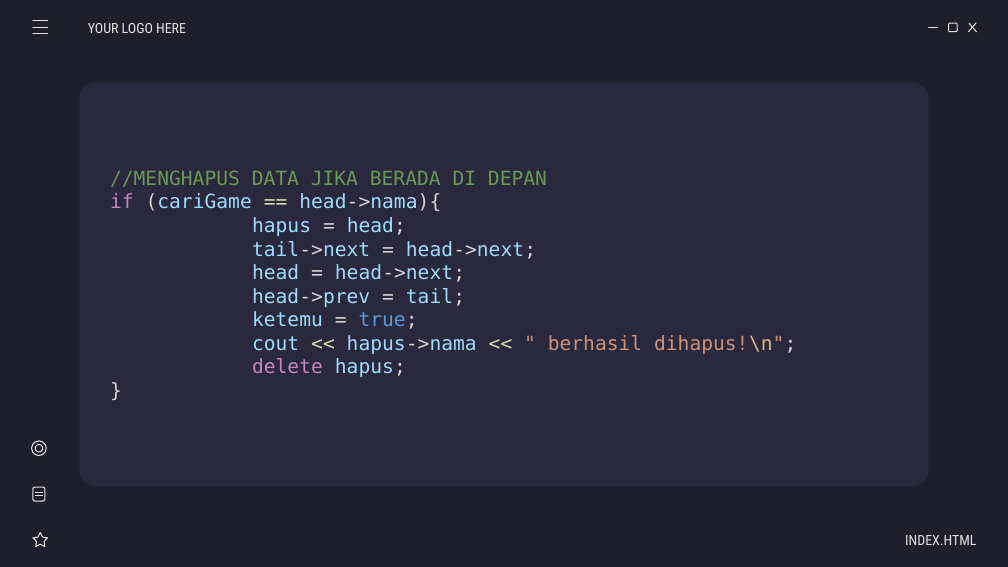
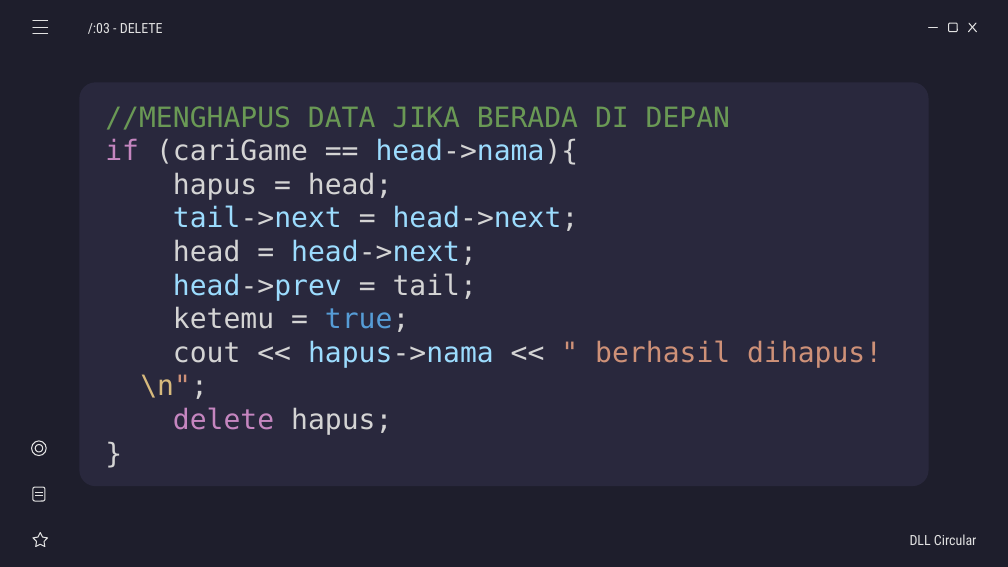
Before and after one commit to weztcy/Semester-3, a slide deck: slide 11 of Struktur Data/List Game - Kelompok 5.pptx (slide 12 before the commit). Drawn at 1008x567 pixels with LibreOffice and Linux fonts; fonts in the diff are those of the drawing. Boxes give left, top, right and bottom in pixels: in the first picture for what was removed or moved away, otherwise in the second. Text is boxed around its words. In the diff, an @@ line names an element or a change of style, - is before the commit and + after.

```diff
--- a/Struktur Data/List Game - Kelompok 5.pptx
+++ b/Struktur Data/List Game - Kelompok 5.pptx
@@ subtitle at (88, 23, 163, 34): text changed @@
-YOUR LOGO HERE
+/:03 - DELETE
@@ subtitle "//MENGHAPUS DATA JIKA BERADA DI ...": place and size @@
-subtitle "//MENGHAPUS DATA JIKA BERADA DI ..." at (110, 170, 796, 377)
+subtitle "//MENGHAPUS DATA JIKA BERADA DI ..." at (105, 106, 882, 435)
@@ subtitle "//MENGHAPUS DATA JIKA BERADA DI ..." at (105, 106, 882, 435): size 14 to 20 pt; text colour #9CDCFE to #D4D4D4 in "(cariGame", "hapus head;", "head", "tail;" and 3 more places; text colour #DCDCAA to #D4D4D4 in "==", "<< <<" @@
@@ subtitle at (910, 534, 977, 545): text changed @@
-INDEX.HTML
+DLL Circular
```
Also in this commit, not shown: 15 other slides changed, 3 other files.
